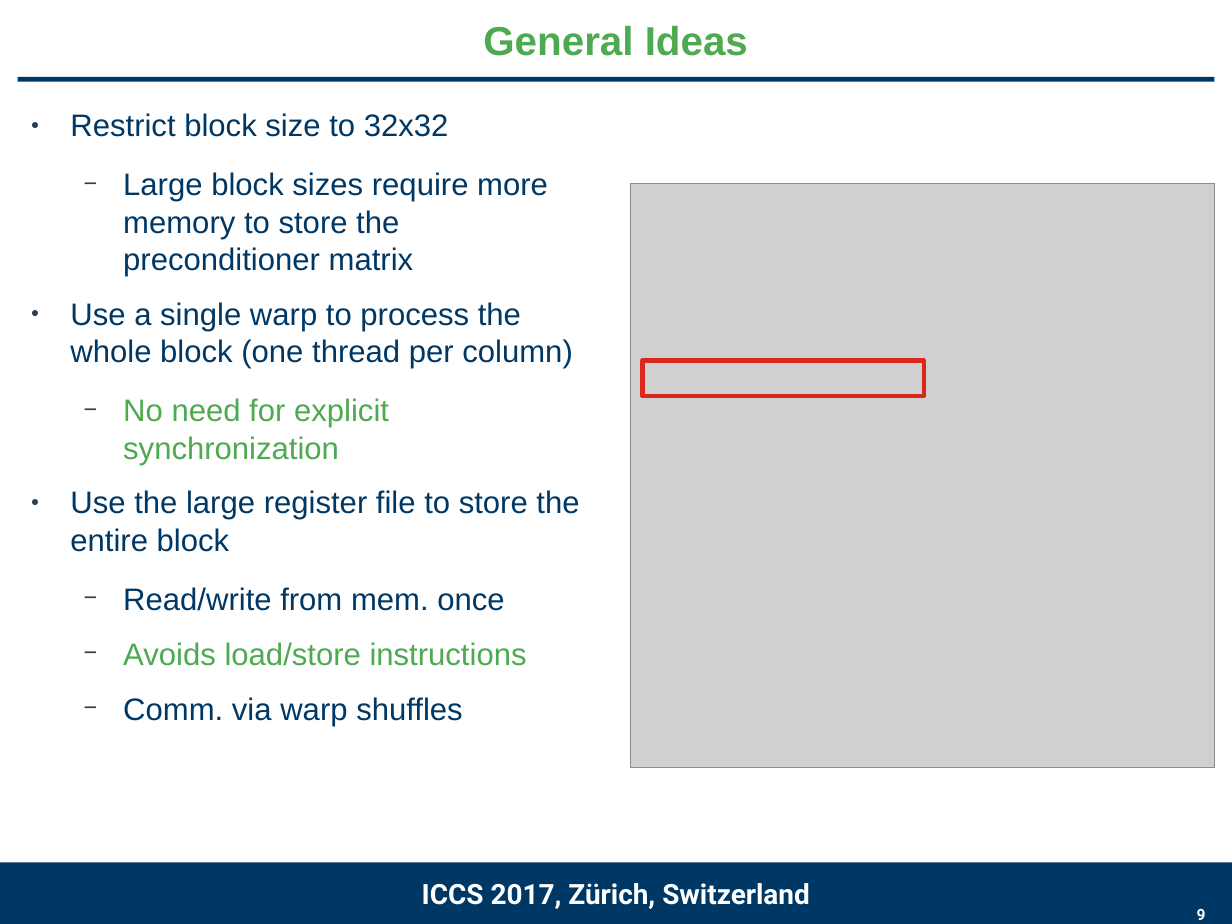
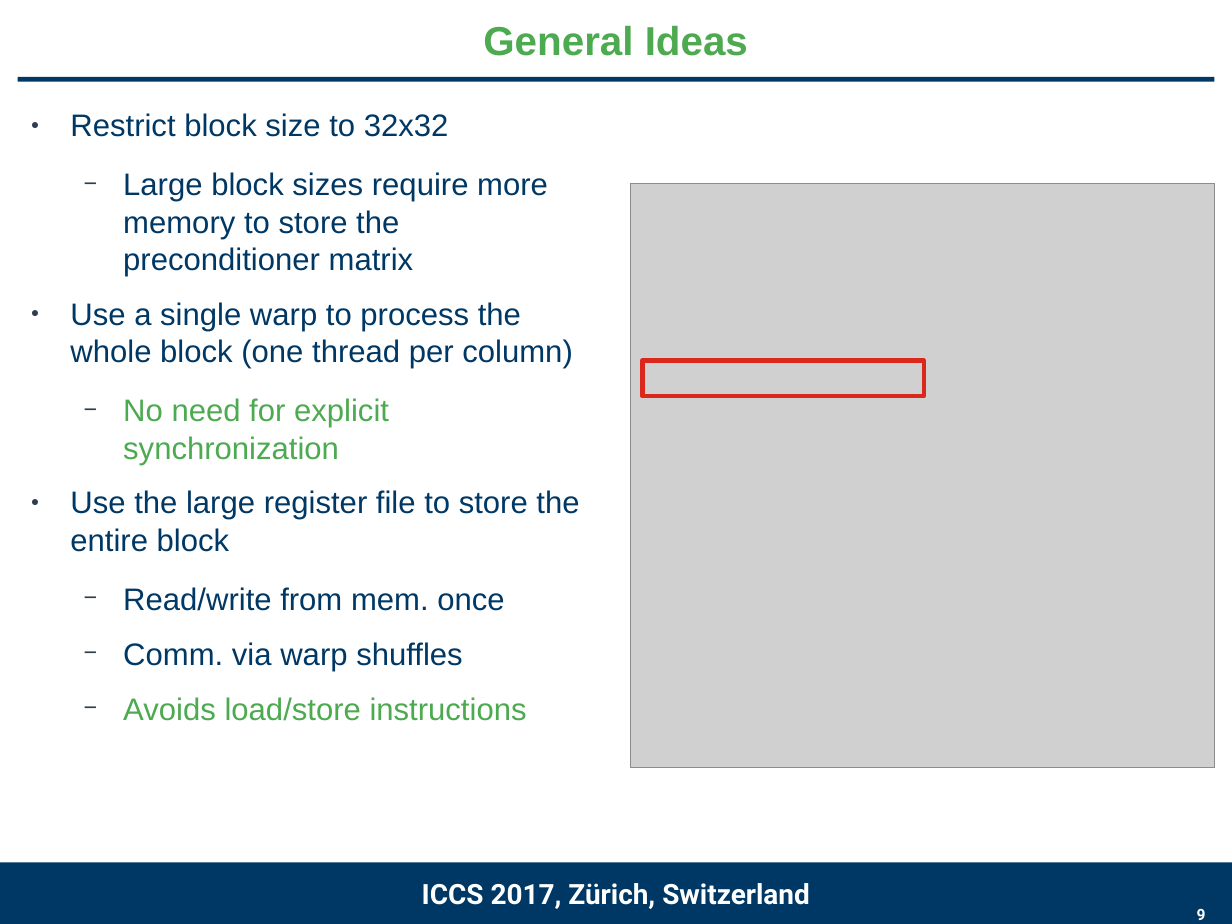
Before and after one commit to gflegar/talks, a slide deck: slide 9 of iccs_2017/slides.odp. Drawn at 1232x924 pixels with LibreOffice and Linux fonts; fonts in the diff are those of the drawing; grey boxes stand for pictures; background and template pictures are left out. Boxes give left, top, right and bottom in pixels: in the first picture for what was removed or moved away, otherwise in the second. Text is boxed around its words. In the diff, an @@ line names an element or a change of style, - is before the commit and + after.

```diff
--- a/iccs_2017/slides.odp
+++ b/iccs_2017/slides.odp
@@ text at box(123, 642, 462, 671): paragraph added @@
+  − Comm. via warp shuffles
@@ text at box(123, 697, 462, 726): paragraph removed @@
-  − Comm. via warp shuffles
```
Also in this commit, not shown: 3 other slides changed, 1 other file.
